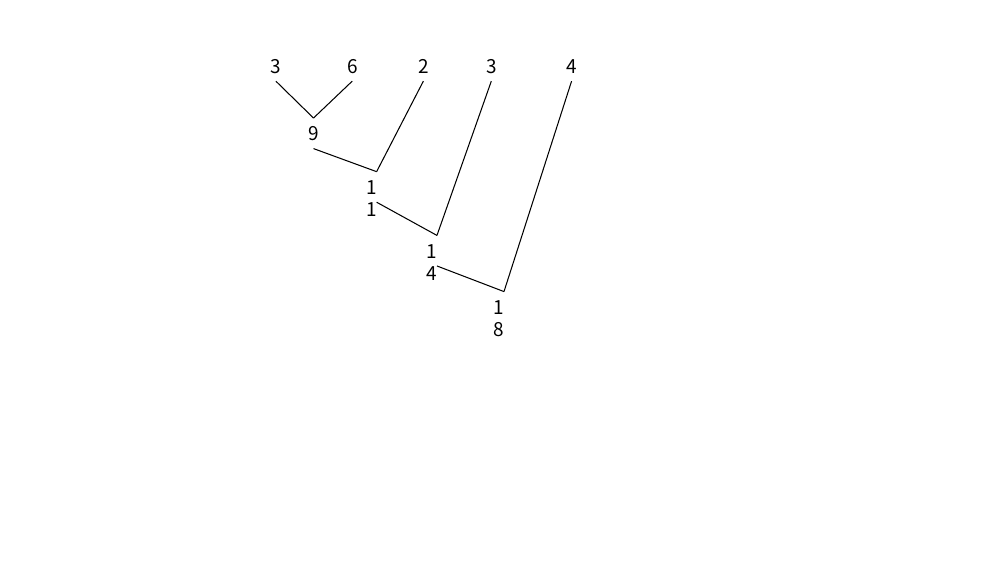
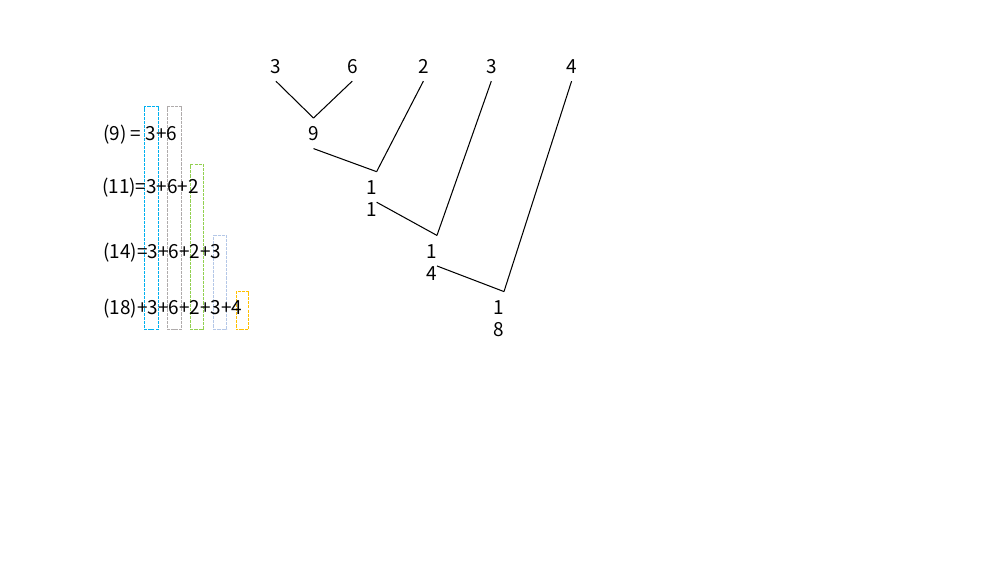
Before and after one commit to CoreLoop163/CoreLoopBooks, a slide deck: slide 17 of data_structure/assets/pics_and_ppts/ch4/画图用.pptx. Drawn at 1008x567 pixels with LibreOffice and Linux fonts; fonts in the diff are those of the drawing. Boxes give left, top, right and bottom in pixels: in the first picture for what was removed or moved away, otherwise in the second. Text is boxed around its words. In the diff, an @@ line names an element or a change of style, - is before the commit and + after.

```diff
--- a/data_structure/assets/pics_and_ppts/ch4/画图用.pptx
+++ b/data_structure/assets/pics_and_ppts/ch4/画图用.pptx
@@ rectangle added at (x1=144, y1=107, x2=159, y2=330), fill #FFFFFF, outline #00B0F0 1 pt dashed @@
@@ rectangle added at (x1=168, y1=107, x2=182, y2=330), fill #FFFFFF, outline #AFABAB 1 pt dashed @@
@@ text added at (x1=103, y1=121, x2=177, y2=145), 18 pt, text #000000 @@
+(9) = 3+6
@@ text added at (x1=102, y1=174, x2=199, y2=199), 18 pt, text #000000 @@
+(11)=3+6+2
@@ rectangle added at (x1=191, y1=165, x2=203, y2=330), fill #FFFFFF, outline #92D050 1 pt dashed @@
@@ text added at (x1=104, y1=239, x2=222, y2=264), 18 pt, text #000000 @@
+(14)=3+6+2+3
@@ rectangle added at (x1=214, y1=235, x2=227, y2=330), fill #FFFFFF, outline #B4C7E7 1 pt dashed @@
@@ text added at (x1=104, y1=294, x2=242, y2=319), 18 pt, text #000000 @@
+(18)+3+6+2+3+4
@@ rectangle added at (x1=236, y1=292, x2=249, y2=330), fill #FFFFFF, outline #FFC000 1 pt dashed @@
```
Also in this commit, not shown: 1 other slide changed, 10 slides added, 2 slides removed, 31 other files.
